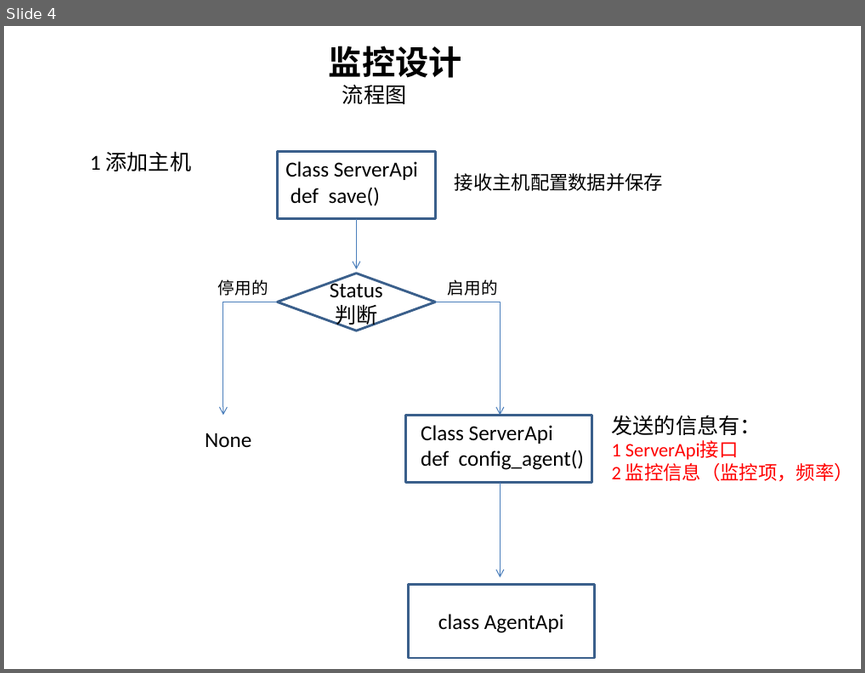
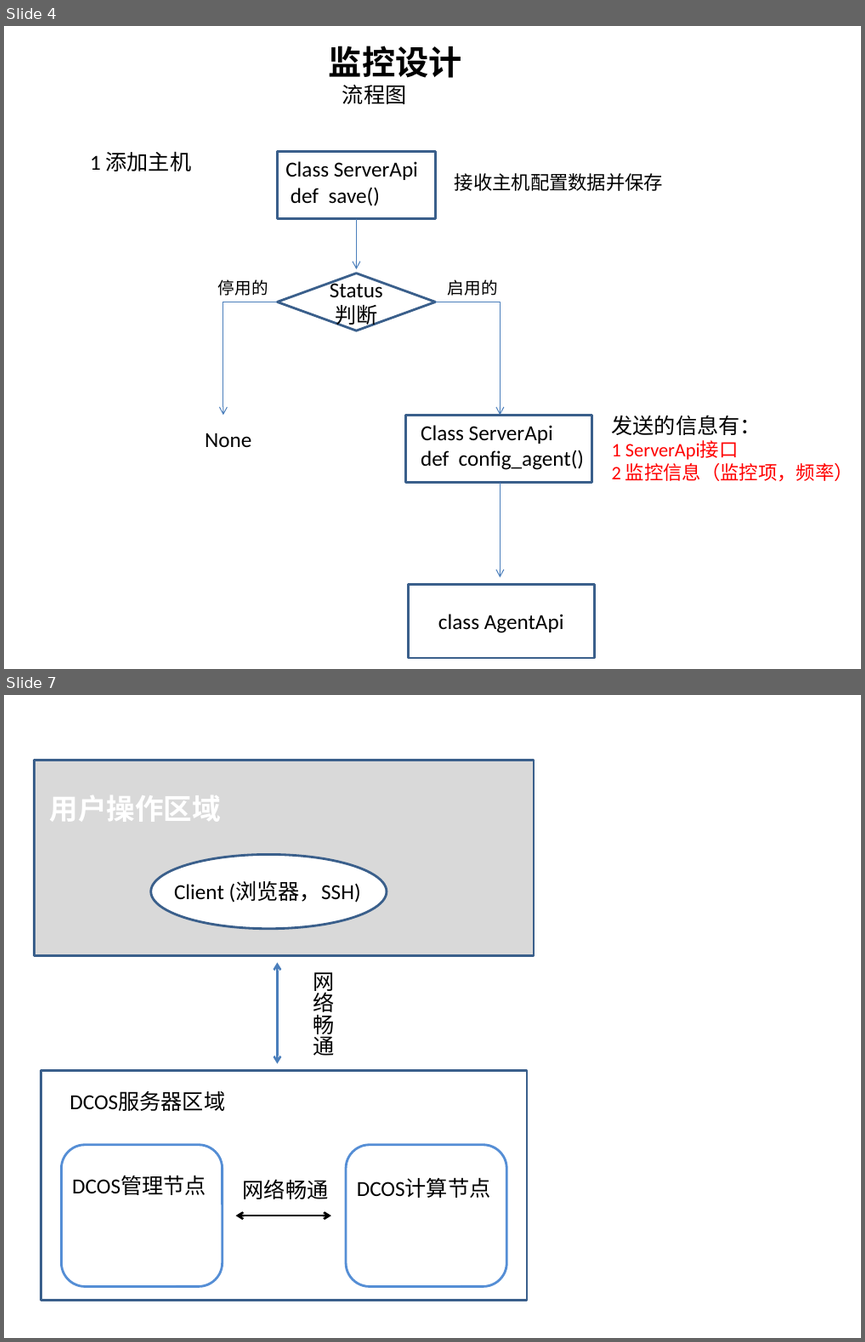
Before and after one commit to wsyx123/dcosauto, a slide deck: 监控设计.pptx. Shown one above the other, each under a label of ours: slide 4 before the commit, slides 4 and 7 after it; the slides between them are not shown. The pictures are 865x673 and 865x1342 pixels, drawn with LibreOffice and Linux fonts; fonts in the diff are those of the drawing. Boxes give left, top, right and bottom in pixels: in the first picture for what was removed or moved away, otherwise in the second. Text is boxed around its words. In the diff, an @@ line names an element or a change of style, - is before the commit and + after.

```diff
--- a/监控设计.pptx
+++ b/监控设计.pptx
@@ slide 7 added at box(4, 695, 861, 1338), background #FFFFFF @@
@@ rectangle added at box(34, 760, 534, 955), fill #D9D9D9, outline #3A5F8C 2 pt @@
@@ text added at box(50, 787, 222, 828), 24 pt, text #FFFFFF, bold @@
+用户操作区域
@@ ellipse added at box(150, 854, 386, 929), fill #FFFFFF, outline #3A5F8C 2 pt @@
@@ text added at box(174, 882, 361, 902), 18 pt, text #000000 @@
+Client (浏览器，SSH)
@@ double arrow added from (278, 962) to (278, 1063), #4B7EBC 1.75 pt @@
@@ text added at box(313, 972, 334, 1055), 18 pt, text #000000 @@
+网络畅通
@@ rectangle added at box(41, 1071, 527, 1300), fill #FFFFFF, outline #3A5F8C 2 pt @@
@@ text added at box(69, 1092, 225, 1111), 18 pt, text #000000 @@
+DCOS服务器区域
@@ rounded rectangle added at box(62, 1145, 222, 1287), fill #FFFFFF, outline #558ED5 2 pt @@
@@ rounded rectangle added at box(346, 1145, 507, 1287), fill #FFFFFF, outline #558ED5 2 pt @@
@@ text added at box(72, 1175, 206, 1195), 18 pt, text #000000 @@
+DCOS管理节点
@@ text added at box(243, 1179, 329, 1199), 18 pt, text #000000 @@
+网络畅通
@@ text added at box(357, 1179, 491, 1197), 18 pt, text #000000 @@
+DCOS计算节点
@@ double arrow added from (235, 1215) to (331, 1215), #000000 1.75 pt @@
```
Also in this commit, not shown: 1 slide changed, 1 other slide added, 18 other files.
